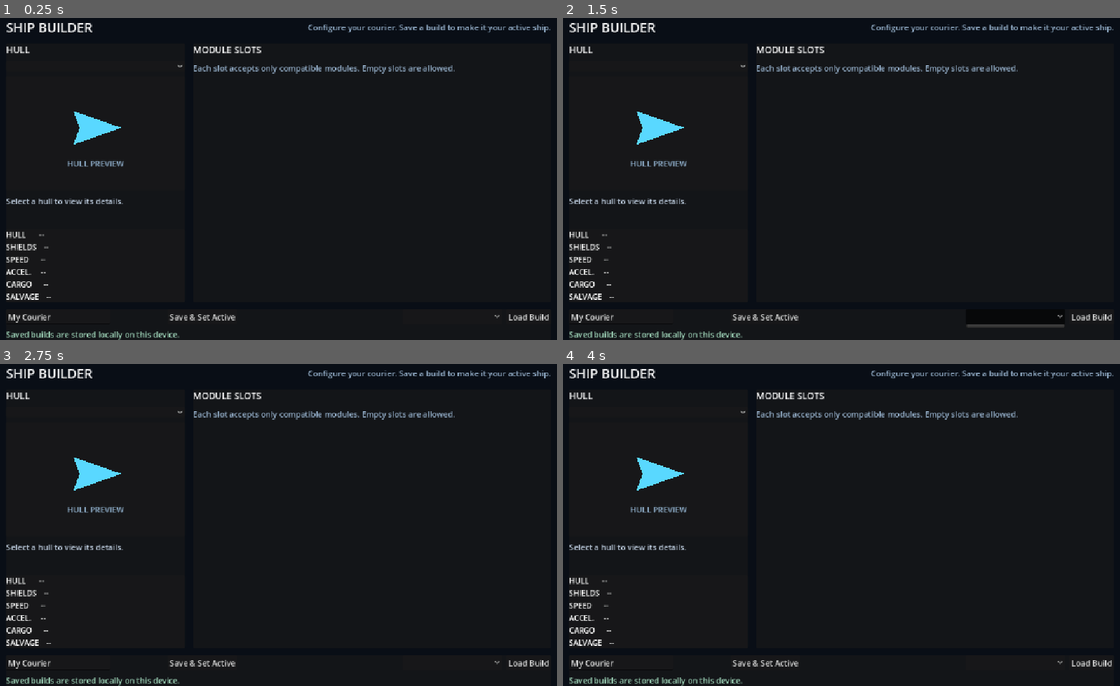
Above: before the commit, frames 1-4 (two rows, left to right).
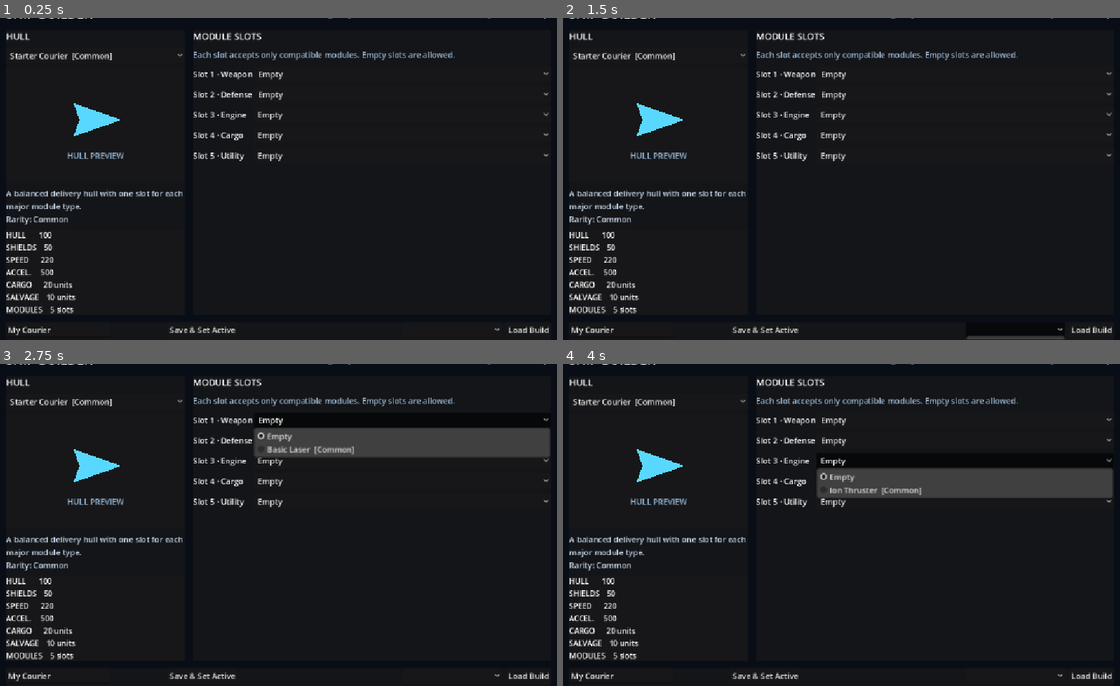
Above: after the commit, the same moments.

Repository: Bbran4/SpaceDelivery
Game: Godot game, scene res://scenes/ui/ship_builder.tscn
Same seed, same stepped clock (60 frames per second), same inputs: the game is played once before the commit and once after it. This scene is started directly instead of the project's main scene.
Inputs (mouse positions are in pixels of both pictures, inside the frame that each line leads up to; where the layout moved, square brackets give the same spot in the first picture):
- Up to frame 1 (0.25 s): no input
- Up to frame 2 (1.5 s): click (657, 56) [657, 66] at 0.5 s; click (1014, 330) [1014, 317] at 1.25 s
- Up to frame 3 (2.75 s): click (401, 418) at 2 s, where only the run after the commit has a clickable "Empty"
- Up to frame 4 (4 s): click (964, 441) at 2.75 s, where only the run after the commit has a clickable "Empty"; click (964, 460) at 3.5 s, where only the run after the commit has a clickable "Empty"

The runs differ from the first frame. In frame 1, 6.6% of the frame differs, in the area x 1-99%, y 0-100%; in frame 2, 6.9%; in frame 3, 12%; in frame 4, 11%.
Error before the commit: Cannot call method 'clear' on a null value. (res://scripts/ship_builder.gd:39)

Commit message:
Fix unique-name scene properties in ship builder

Diff:
--- a/scenes/ui/ship_builder.tscn
+++ b/scenes/ui/ship_builder.tscn
@@ -67,7 +67,6 @@
 [node name="HullPanel" type="PanelContainer" parent="MarginContainer/RootVBox/MainContent"]
 custom_minimum_size = Vector2(360, 0)
 layout_mode = 2
-theme_override_styles/panel = null
 
 [node name="HullVBox" type="VBoxContainer" parent="MarginContainer/RootVBox/MainContent/HullPanel"]
 layout_mode = 2
@@ -78,10 +77,11 @@
 text = "HULL"
 theme_override_font_sizes/font_size = 18
 
-[node name="HullPicker" type="OptionButton" parent="MarginContainer/RootVBox/MainContent/HullPanel/HullVBox" unique_name_in_owner = true]
+[node name="HullPicker" type="OptionButton" parent="MarginContainer/RootVBox/MainContent/HullPanel/HullVBox"
+]
 layout_mode = 2
 size_flags_horizontal = 3
-
+unique_name_in_owner = true
 [node name="PreviewPanel" type="PanelContainer" parent="MarginContainer/RootVBox/MainContent/HullPanel/HullVBox"]
 custom_minimum_size = Vector2(0, 230)
 layout_mode = 2
@@ -91,11 +91,12 @@
 size_flags_horizontal = 3
 size_flags_vertical = 3
 
-[node name="PreviewShip" type="Polygon2D" parent="MarginContainer/RootVBox/MainContent/HullPanel/HullVBox/PreviewPanel/PreviewCanvas" unique_name_in_owner = true]
+[node name="PreviewShip" type="Polygon2D" parent="MarginContainer/RootVBox/MainContent/HullPanel/HullVBox/PreviewPanel/PreviewCanvas"
+]
 position = Vector2(170, 104)
 polygon = PackedVector2Array(62, 0, -35, -34, -22, 0, -35, 34)
 color = Color(0.35, 0.85, 1, 1)
-
+unique_name_in_owner = true
 [node name="PreviewCaption" type="Label" parent="MarginContainer/RootVBox/MainContent/HullPanel/HullVBox/PreviewPanel/PreviewCanvas"]
 layout_mode = 1
 anchors_preset = 10
@@ -107,22 +108,23 @@
 horizontal_alignment = 1
 theme_override_colors/font_color = Color(0.55, 0.67, 0.78, 1)
 
-[node name="HullDescription" type="Label" parent="MarginContainer/RootVBox/MainContent/HullPanel/HullVBox" unique_name_in_owner = true]
+[node name="HullDescription" type="Label" parent="MarginContainer/RootVBox/MainContent/HullPanel/HullVBox"
+]
 custom_minimum_size = Vector2(0, 58)
 layout_mode = 2
 text = "Select a hull to view its details."
 autowrap_mode = 3
 theme_override_colors/font_color = Color(0.76, 0.82, 0.89, 1)
-
+unique_name_in_owner = true
 [node name="StatsPanel" type="PanelContainer" parent="MarginContainer/RootVBox/MainContent/HullPanel/HullVBox"]
 layout_mode = 2
 
-[node name="StatsLabel" type="Label" parent="MarginContainer/RootVBox/MainContent/HullPanel/HullVBox/StatsPanel" unique_name_in_owner = true]
+[node name="StatsLabel" type="Label" parent="MarginContainer/RootVBox/MainContent/HullPanel/HullVBox/StatsPanel"
+]
 layout_mode = 2
 text = "HULL       --\nSHIELDS    --\nSPEED      --\nACCEL.     --\nCARGO      --\nSALVAGE    --"
-theme_override_fonts/font = null
 theme_override_font_sizes/font_size = 15
-
+unique_name_in_owner = true
 [node name="ModulesPanel" type="PanelContainer" parent="MarginContainer/RootVBox/MainContent"]
 layout_mode = 2
 size_flags_horizontal = 3
@@ -142,11 +144,12 @@
 autowrap_mode = 3
 theme_override_colors/font_color = Color(0.62, 0.73, 0.84, 1)
 
-[node name="SlotList" type="VBoxContainer" parent="MarginContainer/RootVBox/MainContent/ModulesPanel/ModulesVBox" unique_name_in_owner = true]
+[node name="SlotList" type="VBoxContainer" parent="MarginContainer/RootVBox/MainContent/ModulesPanel/ModulesVBox"
+]
 layout_mode = 2
 size_flags_vertical = 3
 theme_override_constants/separation = 10
-
+unique_name_in_owner = true
 [node name="FooterPanel" type="PanelContainer" parent="MarginContainer/RootVBox"]
 layout_mode = 2
 
@@ -158,13 +161,14 @@
 layout_mode = 2
 theme_override_constants/separation = 8
 
-[node name="BuildNameInput" type="LineEdit" parent="MarginContainer/RootVBox/FooterPanel/Footer/BuildControls" unique_name_in_owner = true]
+[node name="BuildNameInput" type="LineEdit" parent="MarginContainer/RootVBox/FooterPanel/Footer/BuildControls"
+]
 custom_minimum_size = Vector2(210, 0)
 layout_mode = 2
 size_flags_horizontal = 2
 placeholder_text = "Build name (e.g. Fast Runner)"
 text = "My Courier"
-
+unique_name_in_owner = true
 [node name="SaveButton" type="Button" parent="MarginContainer/RootVBox/FooterPanel/Footer/BuildControls"]
 layout_mode = 2
 text = "Save & Set Active"
@@ -173,18 +177,20 @@
 layout_mode = 2
 size_flags_horizontal = 3
 
-[node name="SavedBuildPicker" type="OptionButton" parent="MarginContainer/RootVBox/FooterPanel/Footer/BuildControls" unique_name_in_owner = true]
+[node name="SavedBuildPicker" type="OptionButton" parent="MarginContainer/RootVBox/FooterPanel/Footer/BuildControls"
+]
 custom_minimum_size = Vector2(200, 0)
 layout_mode = 2
-
+unique_name_in_owner = true
 [node name="LoadButton" type="Button" parent="MarginContainer/RootVBox/FooterPanel/Footer/BuildControls"]
 layout_mode = 2
 text = "Load Build"
 
-[node name="StatusLabel" type="Label" parent="MarginContainer/RootVBox/FooterPanel/Footer" unique_name_in_owner = true]
+[node name="StatusLabel" type="Label" parent="MarginContainer/RootVBox/FooterPanel/Footer"
+]
 layout_mode = 2
 text = "Saved builds are stored locally on this device."
 theme_override_colors/font_color = Color(0.62, 0.83, 0.72, 1)
-
+unique_name_in_owner = true
 [connection signal="pressed" from="MarginContainer/RootVBox/FooterPanel/Footer/BuildControls/SaveButton" to="." method="_on_save_pressed"]
 [connection signal="pressed" from="MarginContainer/RootVBox/FooterPanel/Footer/BuildControls/LoadButton" to="." method="_on_load_pressed"]
